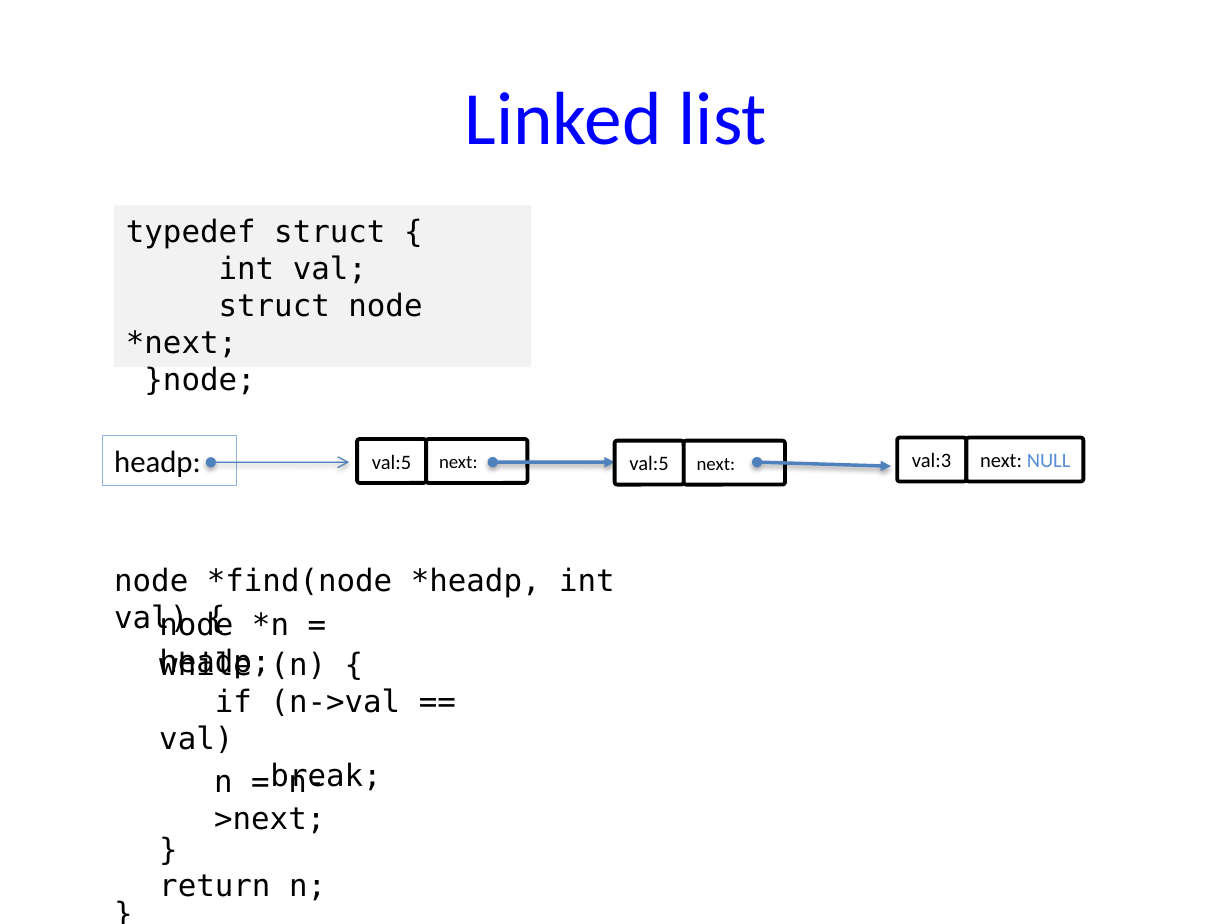
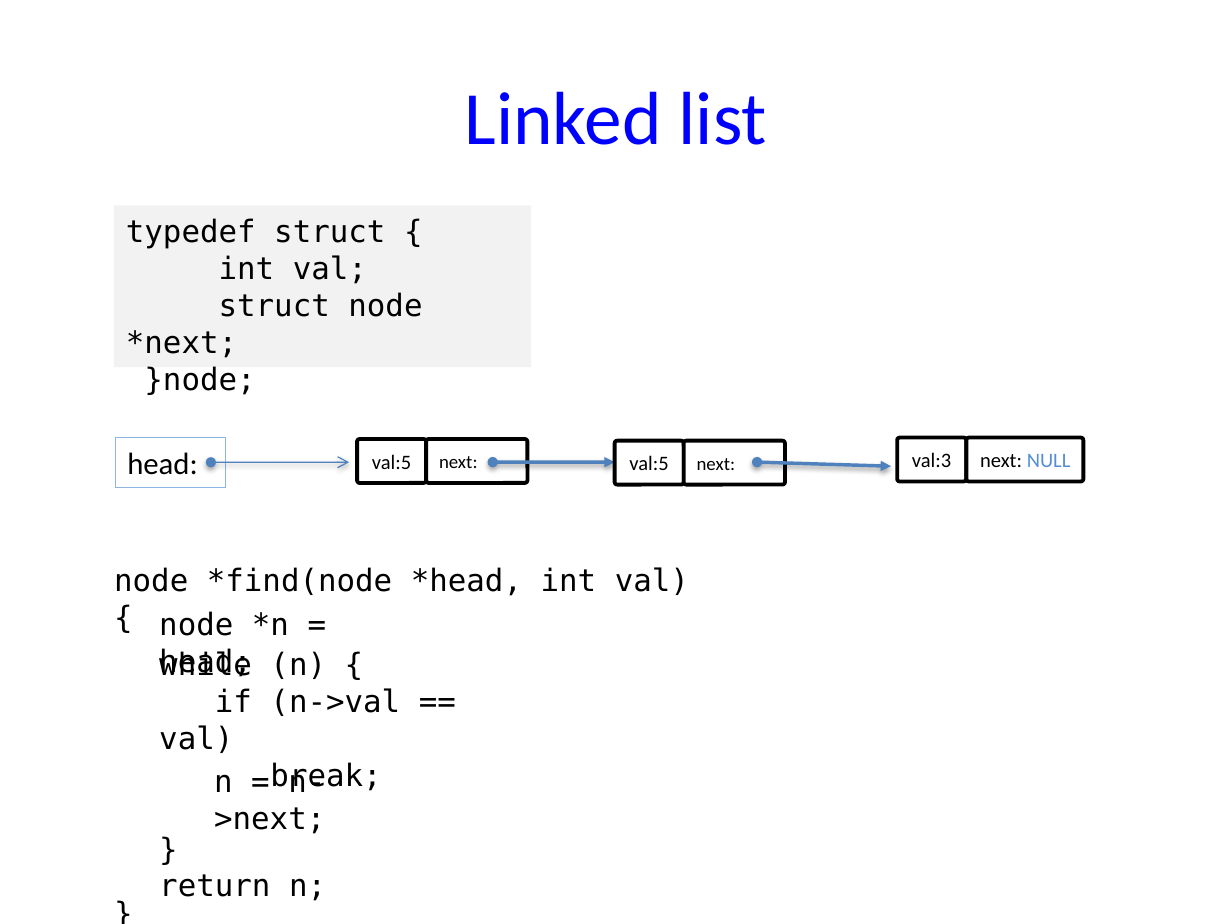
Before and after one commit to NYU-CSO/nyu-cso.github.io, a slide deck: slide 15 of notes/06-struct-malloc.pptx. Drawn at 1232x924 pixels with LibreOffice and Linux fonts; fonts in the diff are those of the drawing. Boxes give left, top, right and bottom in pixels: in the first picture for what was removed or moved away, otherwise in the second. Text is boxed around its words. In the diff, an @@ line names an element or a change of style, - is before the commit and + after.

```diff
--- a/notes/06-struct-malloc.pptx
+++ b/notes/06-struct-malloc.pptx
@@ rectangle "head:": place and size @@
-rectangle "head:" at (102, 436, 237, 485)
+rectangle "head:" at (115, 437, 225, 487)
@@ text in rectangle at (127, 452, 198, 475): text changed @@
-headp:
+head:
@@ text at (114, 567, 689, 596): text changed @@
-node *find(node *headp, int val) {
+node *find(node *head, int val) {
@@ text at (159, 611, 289, 677): text changed @@
-node *n = headp;
+node *n = head;
```
Also in this commit, not shown: 6 other slides changed, 1 other file.
